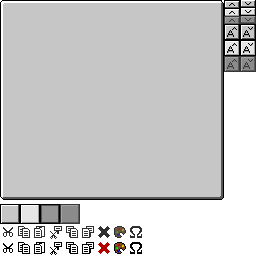
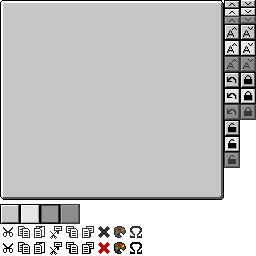
Layered file, before and after one edit (256 x 256). Changes by layer:
painted on "Pos & Size buttons" over [224, 72, 256, 152]
renamed "Disabled Button" to "Disabled Buttons", painted on it over [224, 72, 256, 168]
